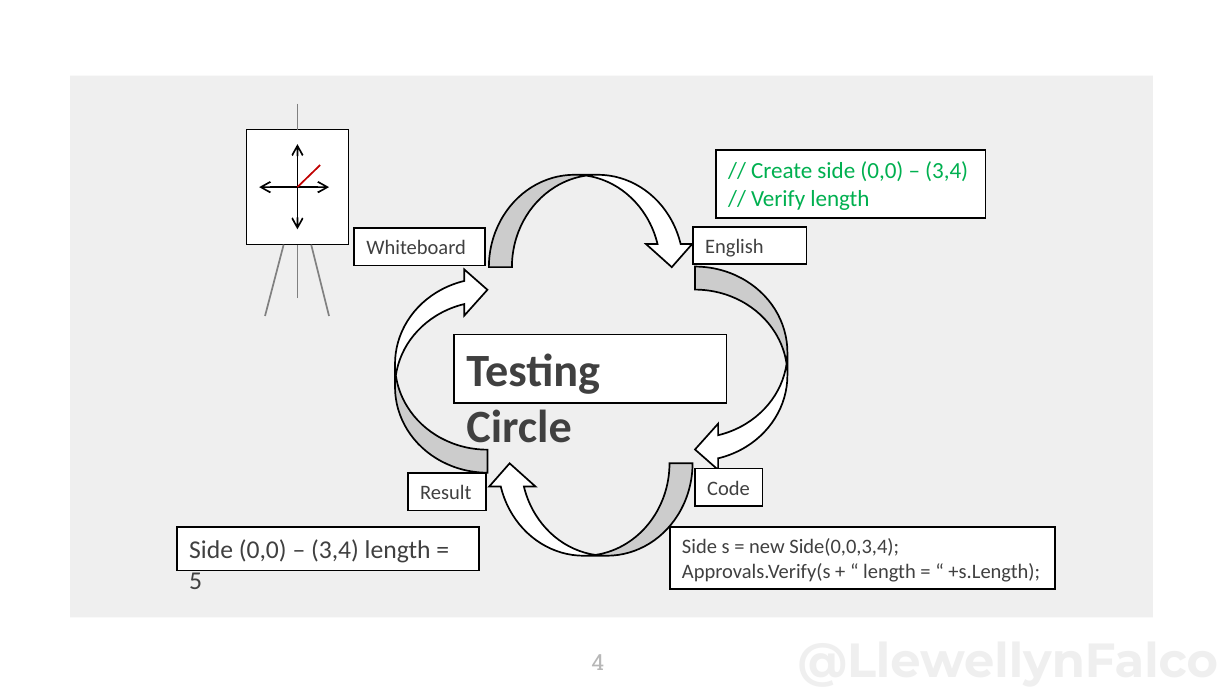
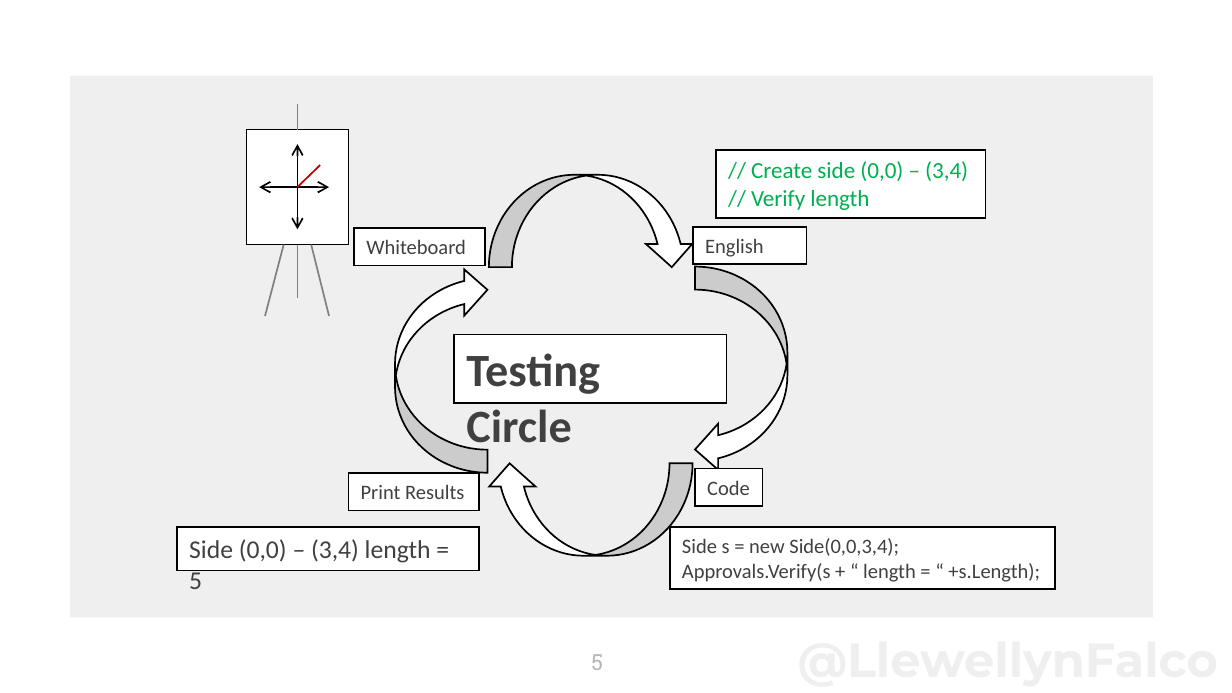
Before and after one commit to isidore/TestDrivenDevelopmentClass.Slides, a slide deck: slide 5 of Micro Api Design with Consume First.pptx (slide 4 before the commit). Drawn at 1232x693 pixels with LibreOffice and Linux fonts; fonts in the diff are those of the drawing. Boxes give left, top, right and bottom in pixels: in the first picture for what was removed or moved away, otherwise in the second. Text is boxed around its words. In the diff, an @@ line names an element or a change of style, - is before the commit and + after.

```diff
--- a/Micro Api Design with Consume First.pptx
+++ b/Micro Api Design with Consume First.pptx
@@ rectangle "Print Results": place and size @@
-rectangle "Print Results" at (408,473,485,510)
+rectangle "Print Results" at (349,473,479,510)
@@ text in rectangle at (361,484,464,499): text changed @@
-Result
+Print Results
@@ page number at (591,654,603,670): text changed @@
-4
+5
```
Also in this commit, not shown: 3 other slides changed, 2 slides added.
